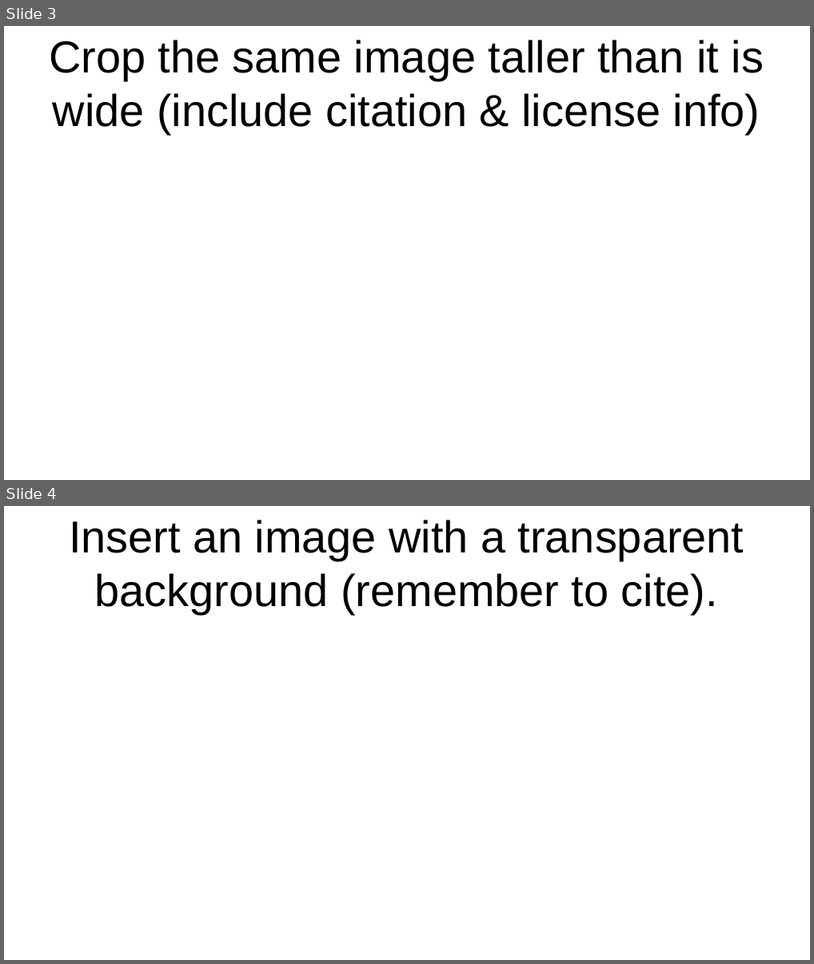
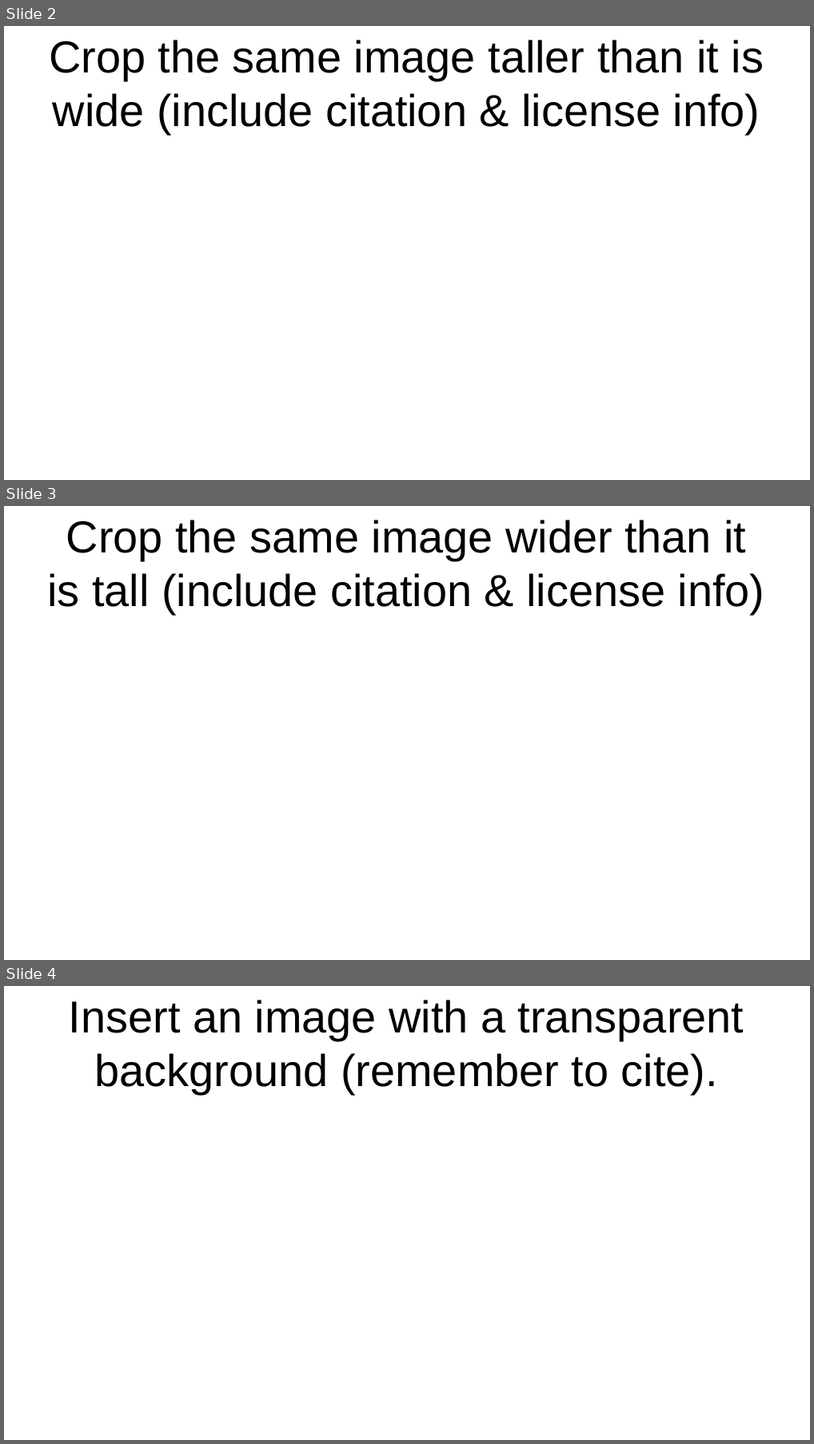
Before and after one commit to kurtisdmiller/kurtisdmiller.github.io, a slide deck: course/public-speaking/lesson-plan/finding-and-using-images-activity.pptx. Shown one above the other, each under a label of ours: slides 3 and 4 before the commit, slides 2, 3 and 4 after it. The pictures are 814x964 and 814x1444 pixels, drawn with LibreOffice and Linux fonts; fonts in the diff are those of the drawing. Boxes give left, top, right and bottom in pixels: in the first picture for what was removed or moved away, otherwise in the second. Text is boxed around its words. In the diff, an @@ line names an element or a change of style, - is before the commit and + after.

```diff
--- a/course/public-speaking/lesson-plan/finding-and-using-images-activity.pptx
+++ b/course/public-speaking/lesson-plan/finding-and-using-images-activity.pptx
@@ slide 3 added at (x1=4, y1=506, x2=810, y2=960), background #FFFFFF @@
@@ text added at (x1=47, y1=520, x2=766, y2=614), 44 pt, text #000000 @@
+Crop the same image wider than it is tall (include citation & license info)
@@ what was slide 3 is now slide 2 @@
```
Also in this commit, not shown: 1 slide removed, 6 other files.
